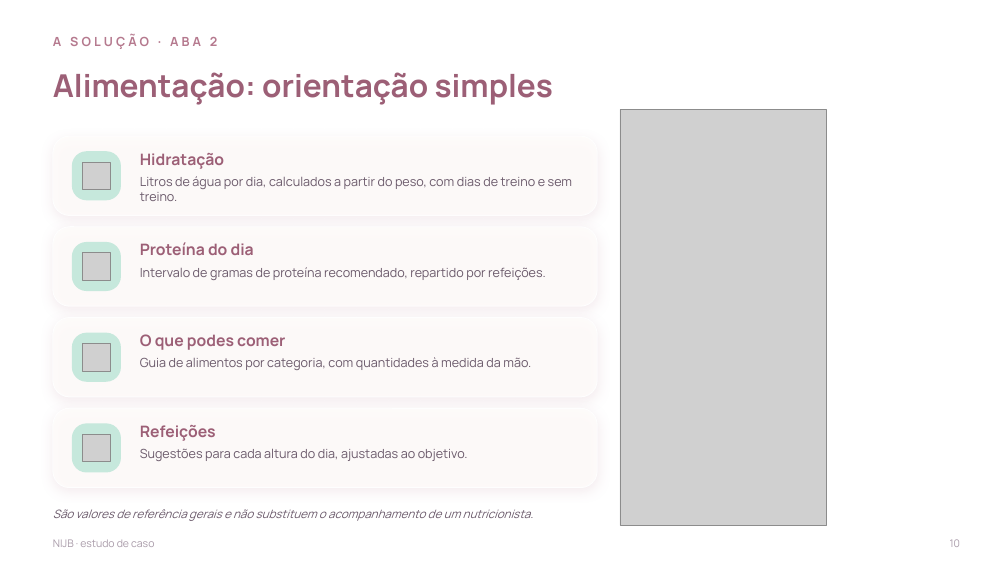
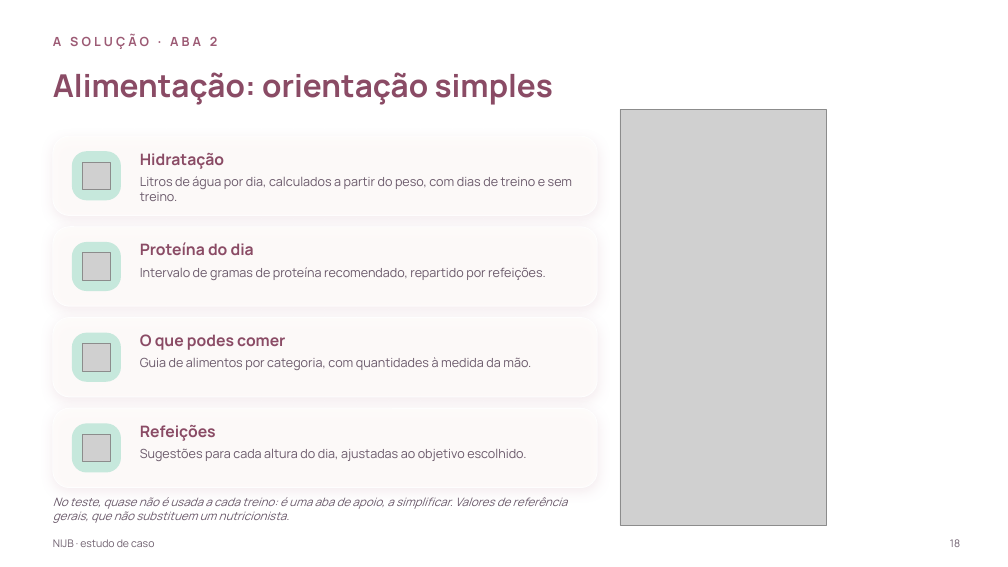
Before and after one commit to nauquero/nau-quero, a slide deck: slide 18 of NIJB-estudo-de-caso-completo.pptx (slide 10 before the commit). Drawn at 1008x567 pixels with LibreOffice and Linux fonts; fonts in the diff are those of the drawing; grey boxes stand for pictures; background and template pictures are left out. Boxes give left, top, right and bottom in pixels: in the first picture for what was removed or moved away, otherwise in the second. Text is boxed around its words. In the diff, an @@ line names an element or a change of style, - is before the commit and + after.

```diff
--- a/NIJB-estudo-de-caso-completo.pptx
+++ b/NIJB-estudo-de-caso-completo.pptx
@@ text "A SOLUÇÃO · ABA 2" at box(53, 34, 217, 49): text colour #B5798E to #9C5A74 @@
@@ text colour #9C5F76 to #8A4B65 in 5 elements at box(53, 72, 553, 105), box(140, 153, 224, 169), box(140, 242, 254, 255), box(140, 334, 285, 350), box(140, 425, 216, 441) @@
@@ text at box(140, 449, 526, 461): text changed @@
-Sugestões para cada altura do dia, ajustadas ao objetivo.
+Sugestões para cada altura do dia, ajustadas ao objetivo escolhido.
@@ text at box(53, 497, 567, 523): text changed @@
-São valores de referência gerais e não substituem o acompanhamento de um nutricionista.
+No teste, quase não é usada a cada treino: é uma aba de apoio, a simplificar. Valores de referência gerais, que não substituem um nutricionista.
@@ text "NIJB · estudo de caso" at box(53, 539, 154, 547): text colour #A99BA9 to #6E5F6E @@
@@ text at box(950, 539, 960, 547): text changed; text colour #A99BA9 to #6E5F6E @@
-10
+18
```
Also in this commit, not shown: 25 other slides changed, 16 slides added, 2 slides removed.
